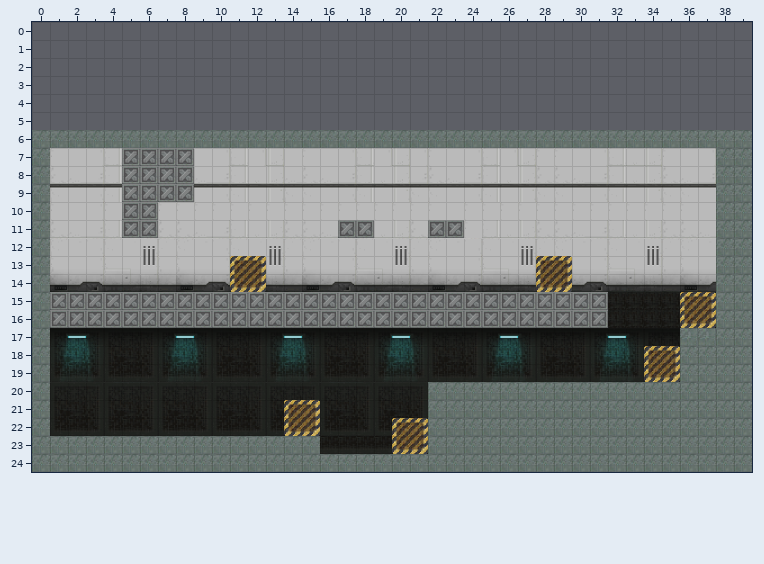
A Tiled map gets an edit: TileSetFase01.tmx. Above: the version before the commit.
Cells are 32x32 px. Shown: x 0..39, y 0..24.
After the commit:
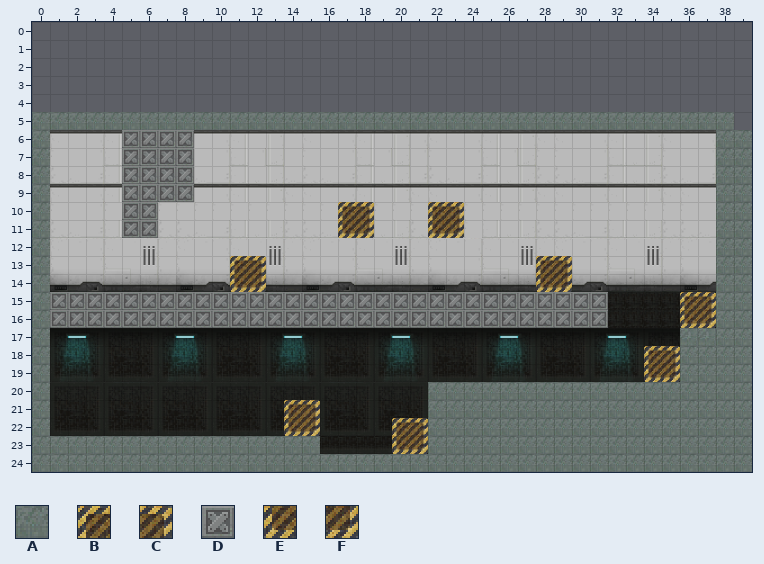
Key: from "scifi_platformTiles_32x32": A 60, B 145, C 146, D 178, E 180, F 181.
_ is an empty cell.
Tiles replaced or removed in this view: A, D.
From old to new:
Changed rows in their new state; . is an unchanged cell.
Layer "Background":
first column x 0:
 5 AAAAAAAAAAAAAAAAAAAAAAAAAAAAAAAAAAAAAAA
 6 .____DDDD_____________________________.
first column x 17:
10 BC...BC
11 EF...EF
